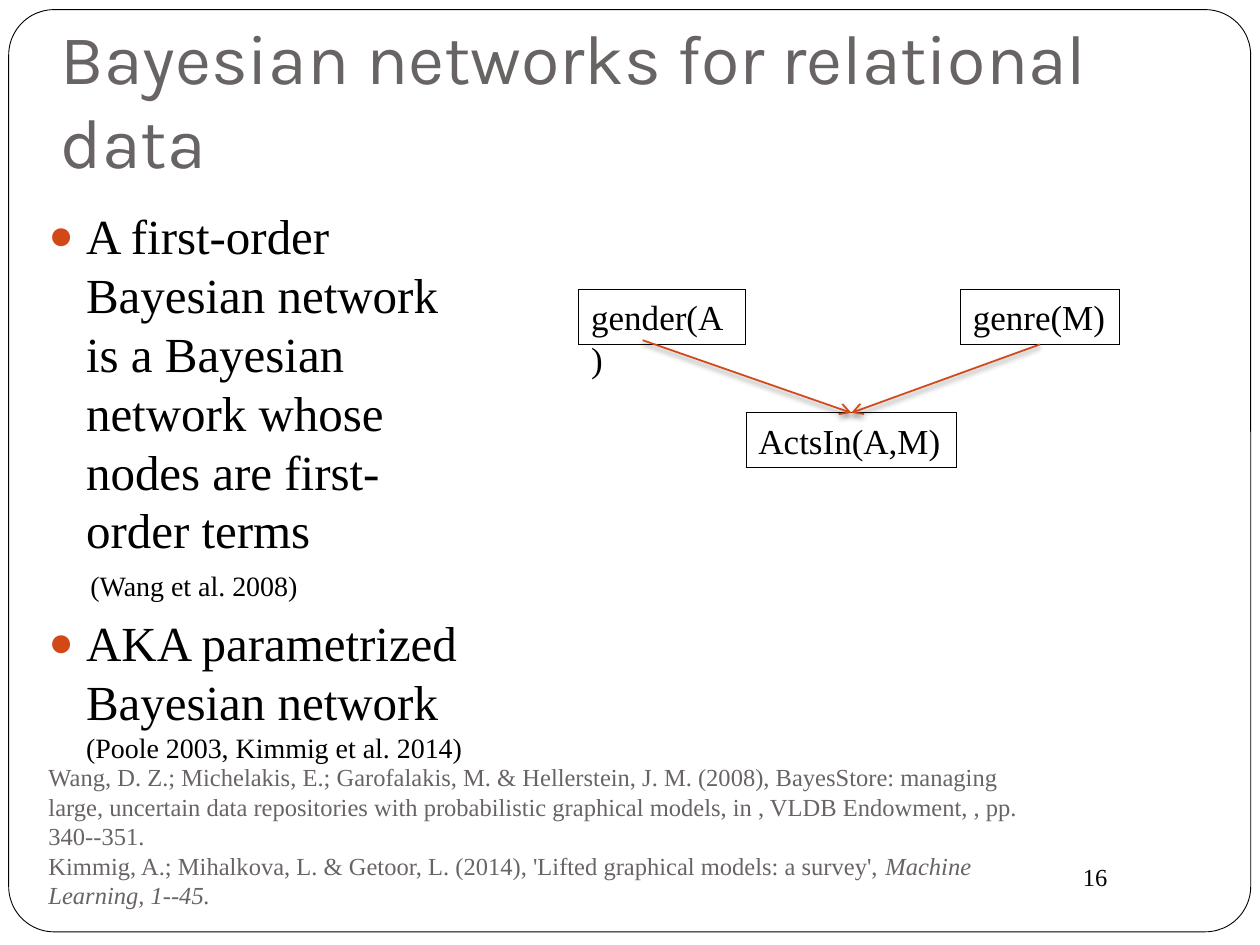
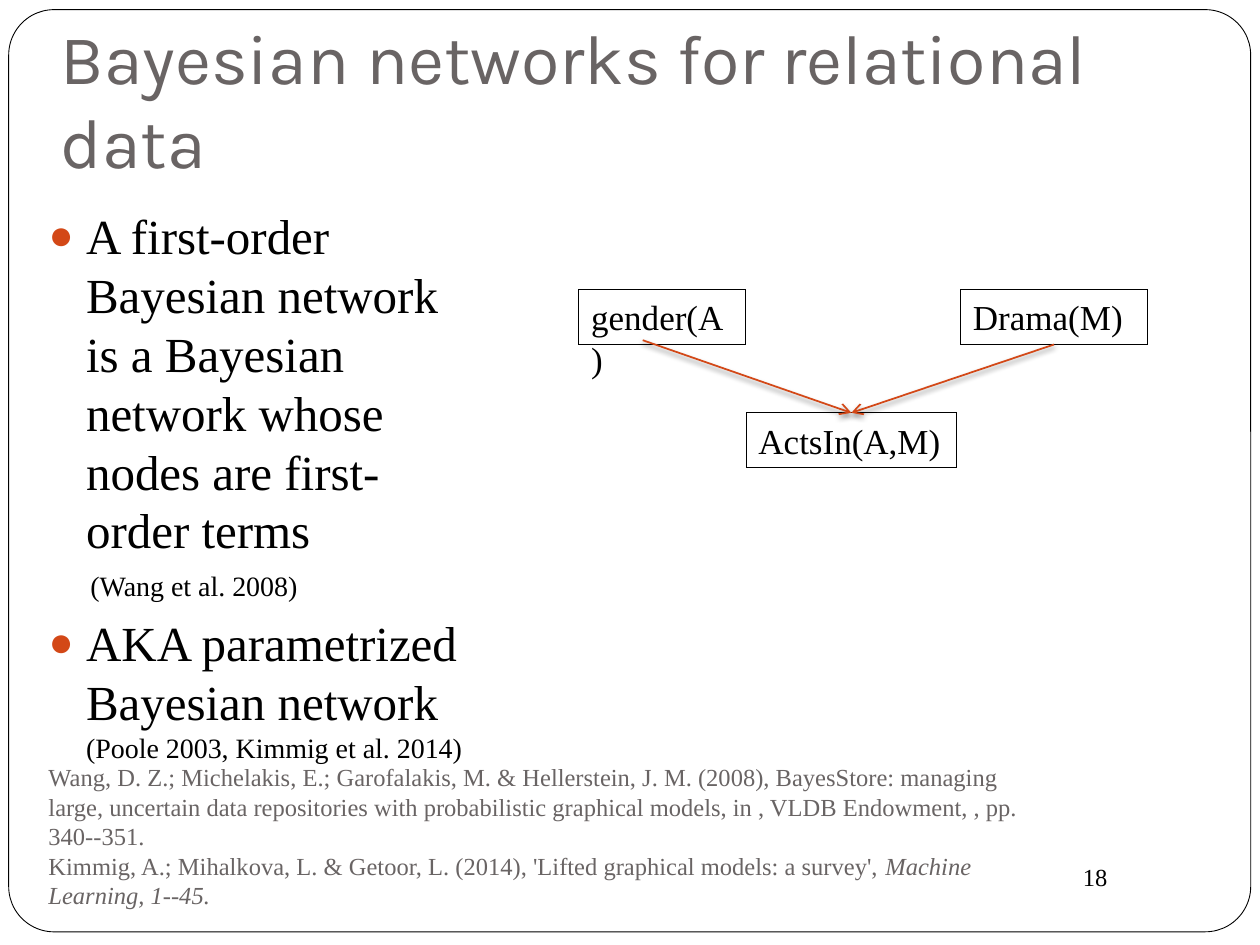
Before and after one commit to oschulte/srl-tutorial-slides, a slide deck: slide 18 of ch2-fo-bayes-nets.pptx (slide 16 before the commit). Drawn at 1260x945 pixels with LibreOffice and Linux fonts; fonts in the diff are those of the drawing. Boxes give left, top, right and bottom in pixels: in the first picture for what was removed or moved away, otherwise in the second. Text is boxed around its words. In the diff, an @@ line names an element or a change of style, - is before the commit and + after.

Commit message:
adding ch2 with data query examples

```diff
--- a/ch2-fo-bayes-nets.pptx
+++ b/ch2-fo-bayes-nets.pptx
@@ rectangle "Drama(M)": place and size @@
-rectangle "Drama(M)" at box(960, 290, 1119, 345)
+rectangle "Drama(M)" at box(960, 290, 1148, 345)
@@ text in rectangle at box(973, 306, 1123, 337): text changed @@
-genre(M)
+Drama(M)
@@ arrow moved from (1040, 344) - (852, 413) to (1055, 344) - (852, 413) @@
@@ page number at box(1083, 869, 1108, 887): text changed @@
-16
+18
```
Also in this commit, not shown: 12 other slides changed, 13 slides added, 2 slides removed.
